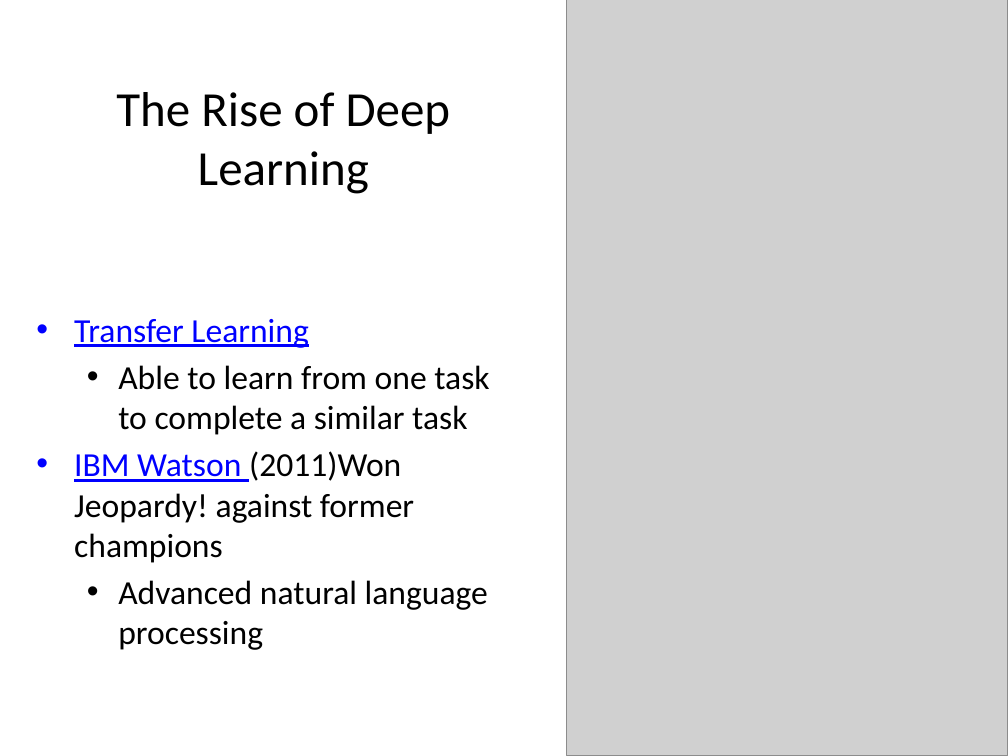
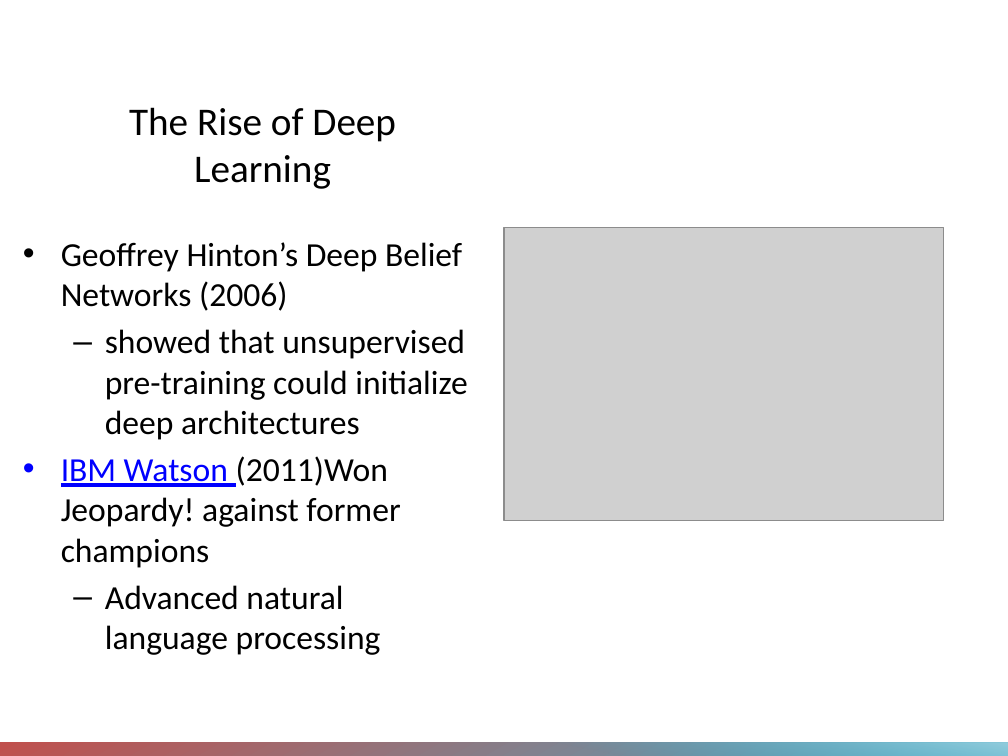
Before and after one commit to Chelsea-Myers/AIE_Presentations, a slide deck: slide 13 of AI Learning Systems.pptx. Drawn at 1008x756 pixels with LibreOffice and Linux fonts; fonts in the diff are those of the drawing; grey boxes stand for pictures. Boxes give left, top, right and bottom in pixels: in the first picture for what was removed or moved away, otherwise in the second. Text is boxed around its words. In the diff, an @@ line names an element or a change of style, - is before the commit and + after.

Commit message:
Update learning model presentation

```diff
--- a/AI Learning Systems.pptx
+++ b/AI Learning Systems.pptx
@@ title "The Rise of Deep Learning": place and size @@
-title "The Rise of Deep Learning" at [116,92,451,194]
+title "The Rise of Deep Learning" at [129,107,396,189]
@@ title "The Rise of Deep Learning" at [129,107,396,189]: size 35 to 28 pt; vertical alignment middle to bottom @@
@@ picture removed at [566,0,1008,756] @@
@@ text "Geoffrey Hinton’s Deep Belief Networks ...": place and size @@
-text "Geoffrey Hinton’s Deep Belief Networks ..." at [74,319,489,650]
+text "Geoffrey Hinton’s Deep Belief Networks ..." at [61,242,468,610]
@@ text "Geoffrey Hinton’s Deep Belief Networks ..." at [61,242,468,610]: vertical alignment middle to top @@
@@ picture added at [504,227,943,520] @@
@@ text at [61,242,468,440]: text changed @@
-• Transfer Learning
-  • Able to learn from one task to complete a similar task
+• Geoffrey Hinton’s Deep Belief Networks (2006)
+  – showed that unsupervised pre-training could initialize deep architectures
@@ text at [105,585,343,610]: bullet • to – @@
@@ rectangle added at [0,743,1008,756], fill gradient #4BACC6 to #C0504D @@
@@ rectangle added at [519,742,1008,755], fill gradient #4BACC6 to #93CDDD @@
```
Also in this commit, not shown: 8 other slides changed, 1 other file.
